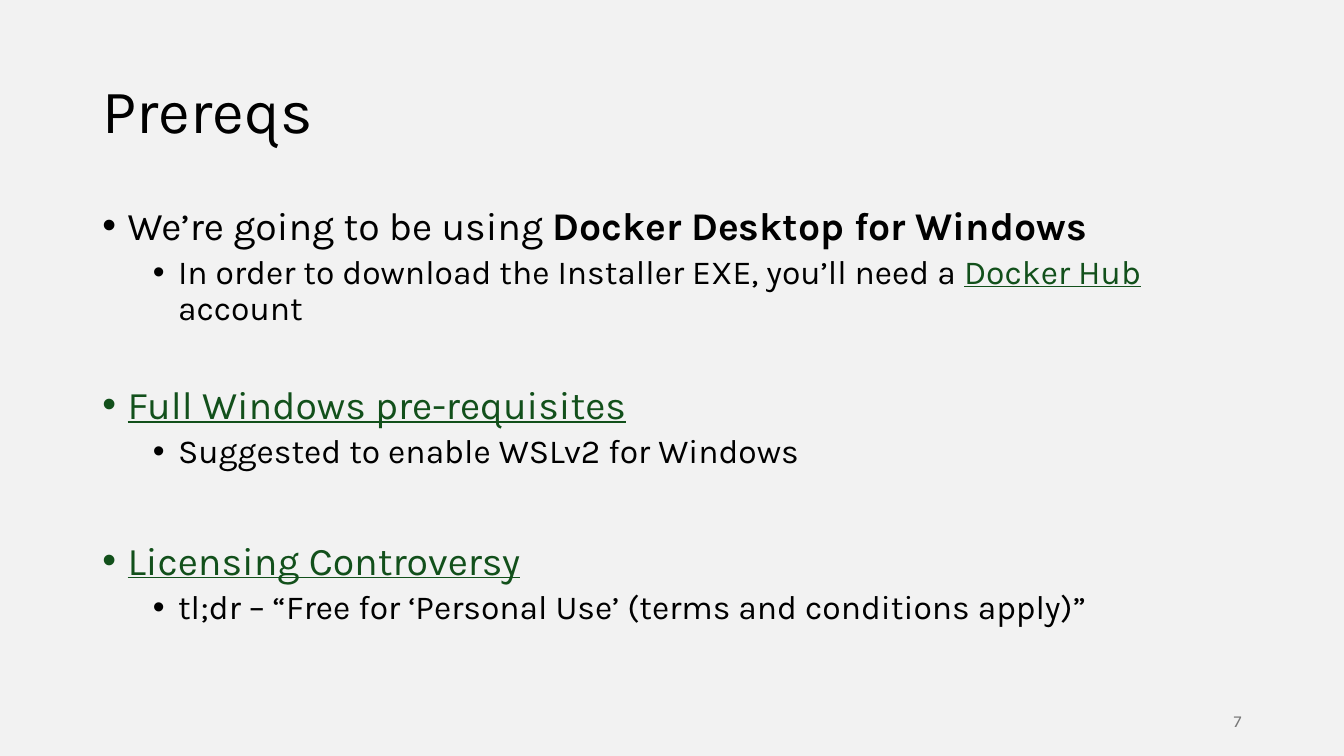
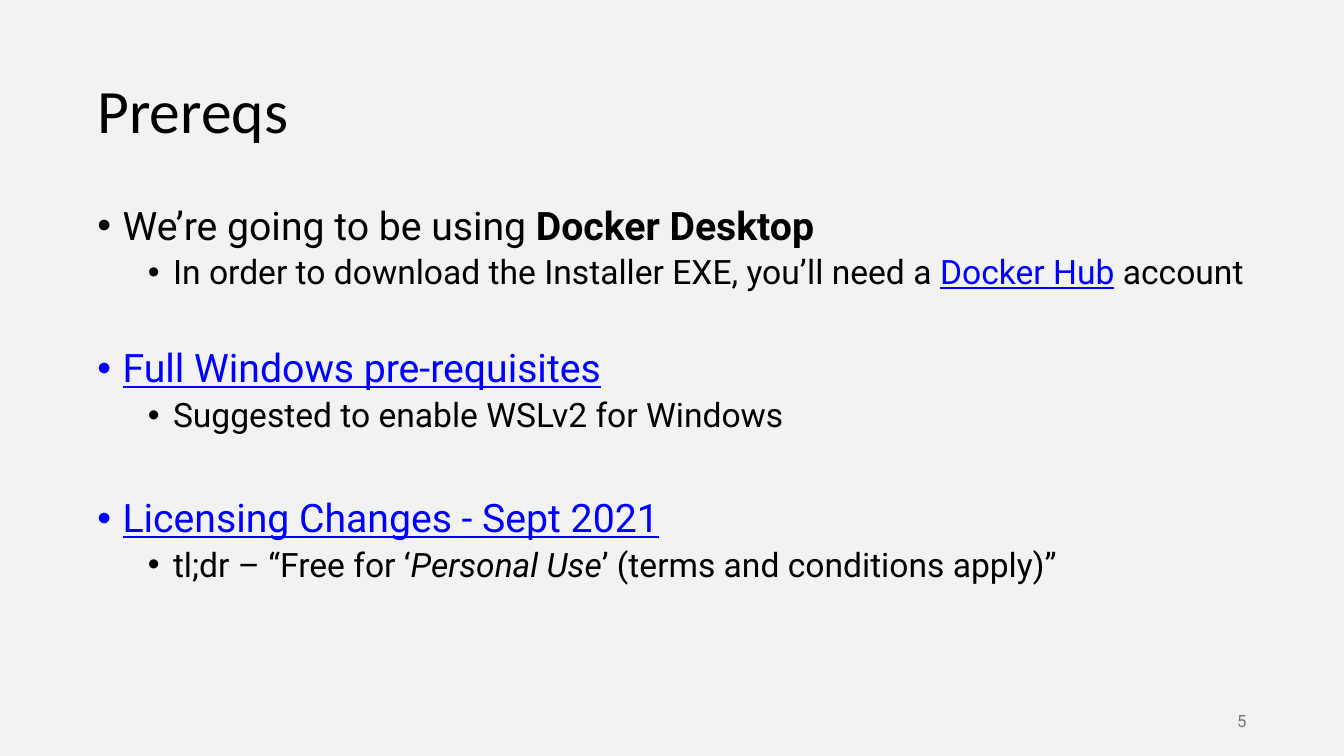
Before and after one commit to ilanham/Presentations, a slide deck: slide 5 of docker/Developing for SQL Server with Docker.pptx (slide 7 before the commit). Drawn at 1344x756 pixels with LibreOffice and Linux fonts; fonts in the diff are those of the drawing. Boxes give left, top, right and bottom in pixels: in the first picture for what was removed or moved away, otherwise in the second. Text is boxed around its words. In the diff, an @@ line names an element or a change of style, - is before the commit and + after.

Commit message:
Updated Docker slides for Tampa Fabric UG Feb 25

```diff
--- a/docker/Developing for SQL Server with Docker.pptx
+++ b/docker/Developing for SQL Server with Docker.pptx
@@ title "Prereqs" at (97, 93, 288, 143): font Karla to Calibri @@
@@ text at (123, 210, 815, 248): text changed; font Karla to Roboto; bold off @@
-• We’re going to be using Docker Desktop for Windows
+• We’re going to be using Docker Desktop
@@ text at (123, 258, 1244, 585): font Karla to Roboto in "In order to download the Installer EXE, ...", "Full Windows pre-requisites", "Suggested to enable WSLv2 for Windows", "tl;dr – “Free for ‘Personal Use’ (terms ..."; text colour #12501B to #0000FF in "Docker Hub", "Full Windows pre-requisites"; italic on in "‘Personal Use’" @@
@@ text at (123, 502, 659, 540): text changed; font Karla to Roboto; text colour #12501B to #0000FF @@
-• Licensing Controversy
+• Licensing Changes - Sept 2021
@@ page number removed at (1234, 716, 1242, 727) @@
-7
@@ page number added at (1237, 715, 1246, 727), 12 pt, text #757575 @@
+5
```
Also in this commit, not shown: 18 other slides changed, 1 slide added, 3 slides removed.
